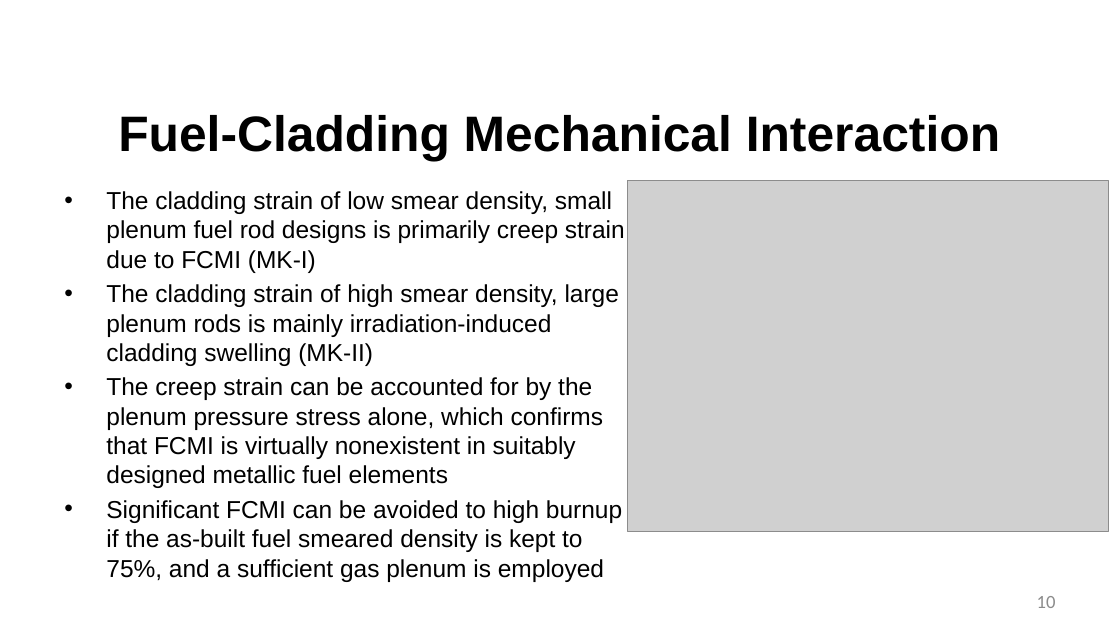
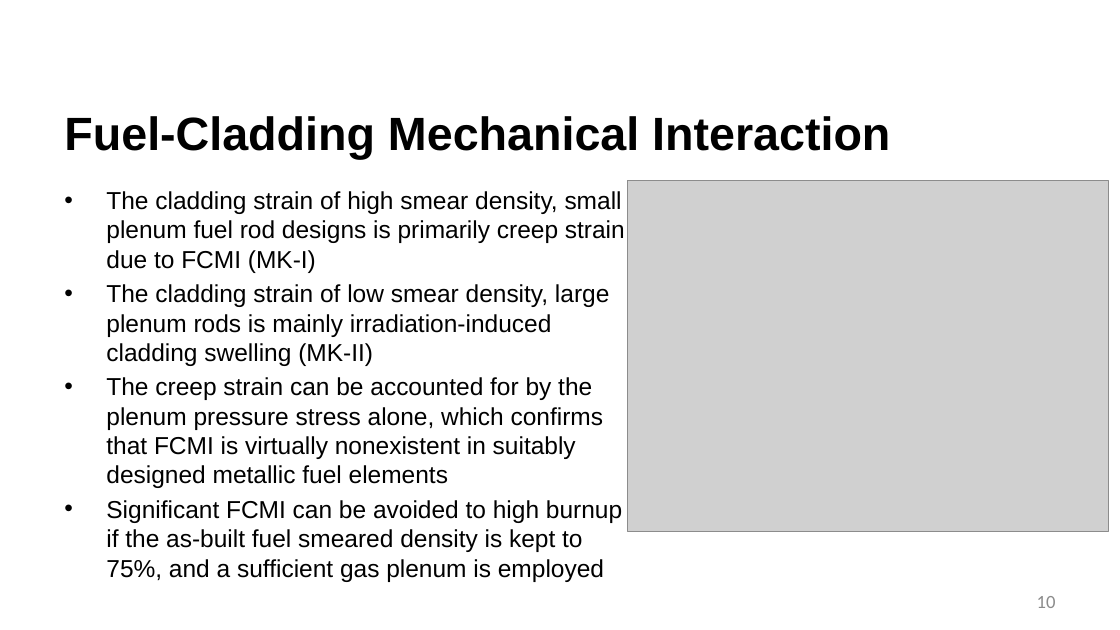
Before and after one commit to benbeeler/TEACHING, a slide deck: slide 10 of Advanced Reactor Materials/Fall2025/Lec10_SFRs.pptx. Drawn at 1120x630 pixels with LibreOffice and Linux fonts; fonts in the diff are those of the drawing; grey boxes stand for pictures; background and template pictures are left out. Boxes give left, top, right and bottom in pixels: in the first picture for what was removed or moved away, otherwise in the second. Text is boxed around its words. In the diff, an @@ line names an element or a change of style, - is before the commit and + after.

```diff
--- a/Advanced Reactor Materials/Fall2025/Lec10_SFRs.pptx
+++ b/Advanced Reactor Materials/Fall2025/Lec10_SFRs.pptx
@@ title "Fuel-Cladding Mechanical Interaction" at (64, 116, 890, 159): size 42.7 to 40 pt; alignment centre to left @@
@@ text at (106, 191, 625, 366): text changed @@
-• The cladding strain of low smear density, small plenum fuel rod designs is primarily creep strain due to FCMI (MK-I)
-• The cladding strain of high smear density, large plenum rods is mainly irradiation-induced cladding swelling (MK-II)
+• The cladding strain of high smear density, small plenum fuel rod designs is primarily creep strain due to FCMI (MK-I)
+• The cladding strain of low smear density, large plenum rods is mainly irradiation-induced cladding swelling (MK-II)
```
Also in this commit, not shown: 31 other slides changed, 24 slides removed, 7 other files.
